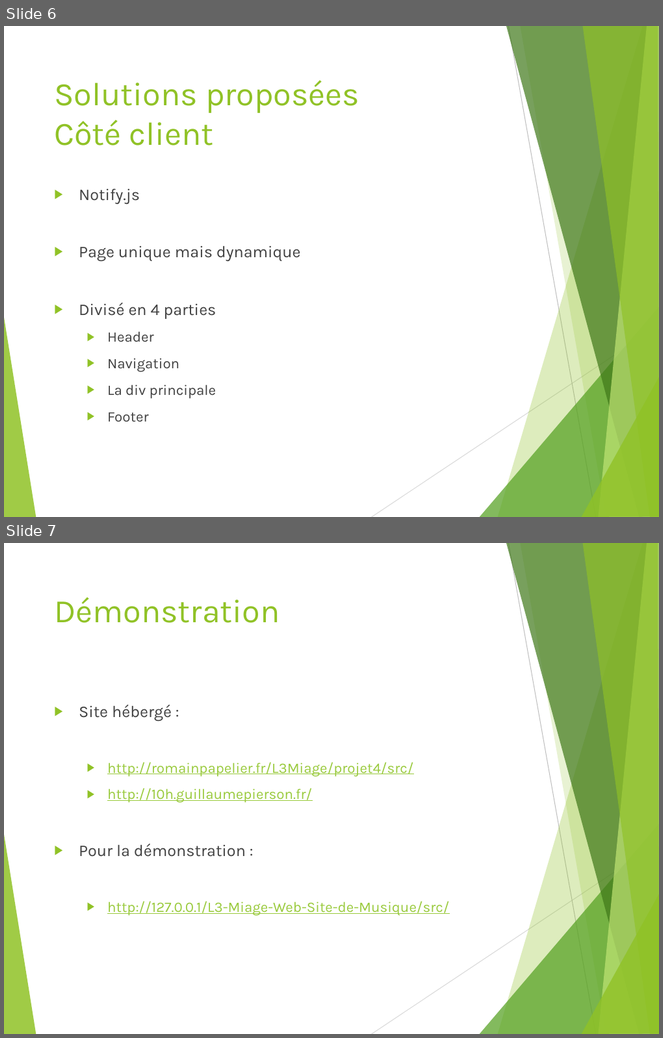
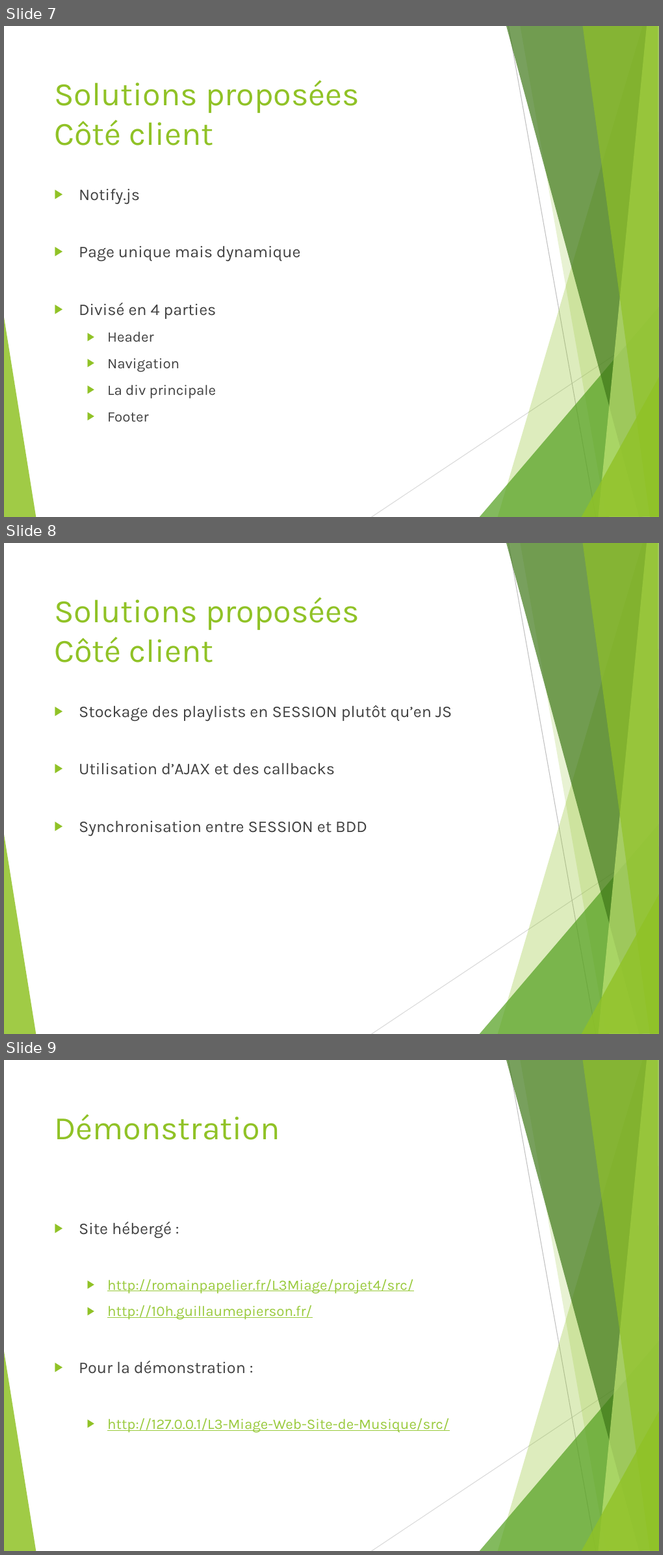
Before and after one commit to Nitix/L3-Miage-Web-Site-de-Musique, a slide deck: présentation.pptx. Shown one above the other, each under a label of ours: slides 6 and 7 before the commit, slides 7, 8 and 9 after it. The pictures are 663x1038 and 663x1555 pixels, drawn with LibreOffice and Linux fonts; fonts in the diff are those of the drawing. Boxes give left, top, right and bottom in pixels: in the first picture for what was removed or moved away, otherwise in the second. Text is boxed around its words. In the diff, an @@ line names an element or a change of style, - is before the commit and + after.

```diff
--- a/présentation.pptx
+++ b/présentation.pptx
@@ slide 8 added at (4, 543, 659, 1034), background #FFFFFF; not listed: 10 template elements that a slide beside it also shows @@
@@ title added at (54, 597, 360, 663), 36 pt, text #90C226 @@
+Solutions proposées
+Côté client
@@ text added at (79, 705, 452, 836), 18 pt, text #404040 @@
+▶ Stockage des playlists en SESSION plutôt qu’en JS
+▶ Utilisation d’AJAX et des callbacks
+▶ Synchronisation entre SESSION et BDD
@@ what was slide 6 is now slide 7 @@
@@ what was slide 7 is now slide 9 @@
```
Also in this commit, not shown: 1 slide changed, 1 other slide added.
